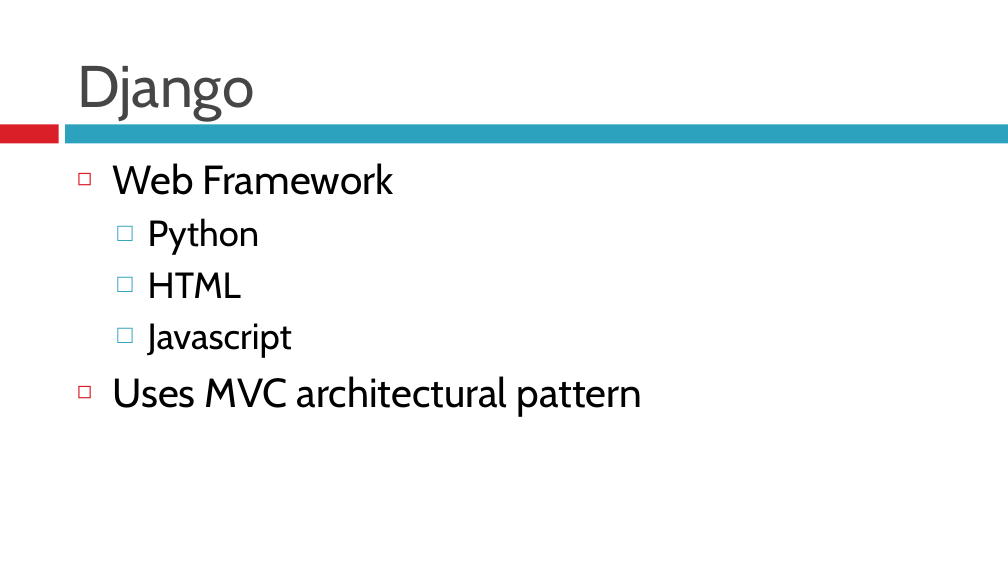
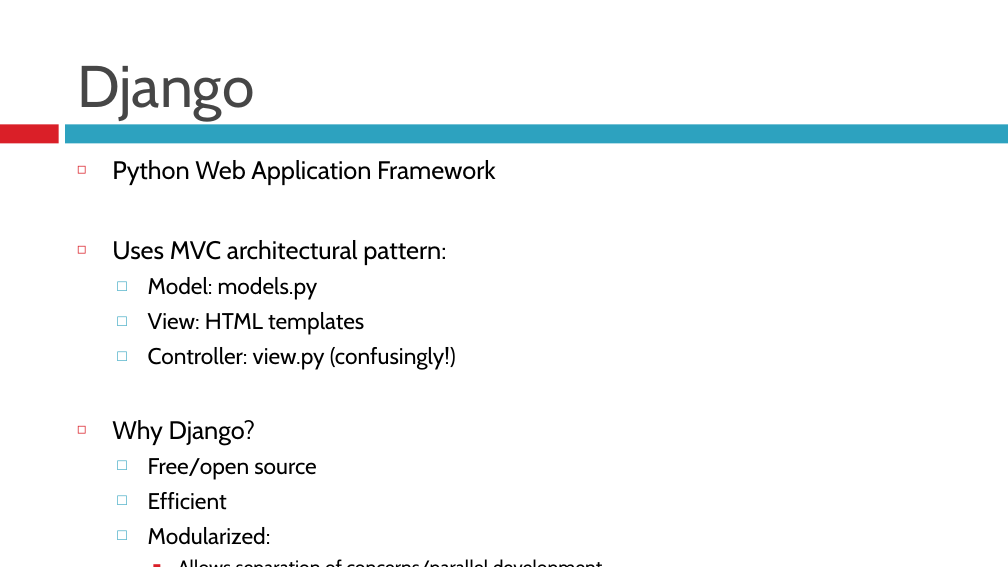
Before and after one commit to BU-EC500-SP15/moc-gui-plugins, a slide deck: slide 5 of Documentation/MOCUIPlugin-Demo1.pptx. Drawn at 1008x567 pixels with LibreOffice and Linux fonts; fonts in the diff are those of the drawing. Boxes give left, top, right and bottom in pixels: in the first picture for what was removed or moved away, otherwise in the second. Text is boxed around its words. In the diff, an @@ line names an element or a change of style, - is before the commit and + after.

Commit message:
Updated slides
Updated the Django Slide

```diff
--- a/Documentation/MOCUIPlugin-Demo1.pptx
+++ b/Documentation/MOCUIPlugin-Demo1.pptx
@@ text at (112, 160, 496, 545): text changed; size 29 to 16.1 pt @@
-◻ Web Framework
-  □ Python
-  □ HTML
-  □ Javascript
-◻ Uses MVC architectural pattern
+◻ Python Web Application Framework
+◻ Uses MVC architectural pattern:
+  □ Model: models.py
+  □ View: HTML templates
+  □ Controller: view.py (confusingly!)
+◻ Why Django?
+  □ Free/open source
+  □ Efficient
+  □ Modularized:
+    ■ Allows separation of concerns/parallel development
```
Also in this commit, not shown: 1 other slide changed, 1 slide added.
